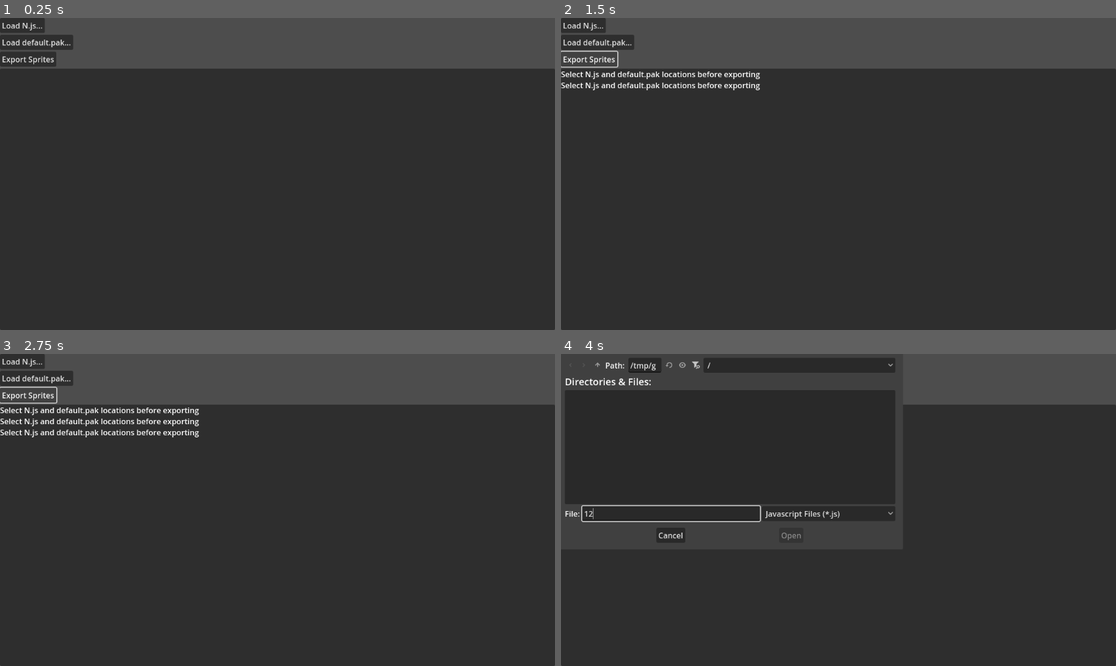
Above: before the commit, frames 1-4 (two rows, left to right).
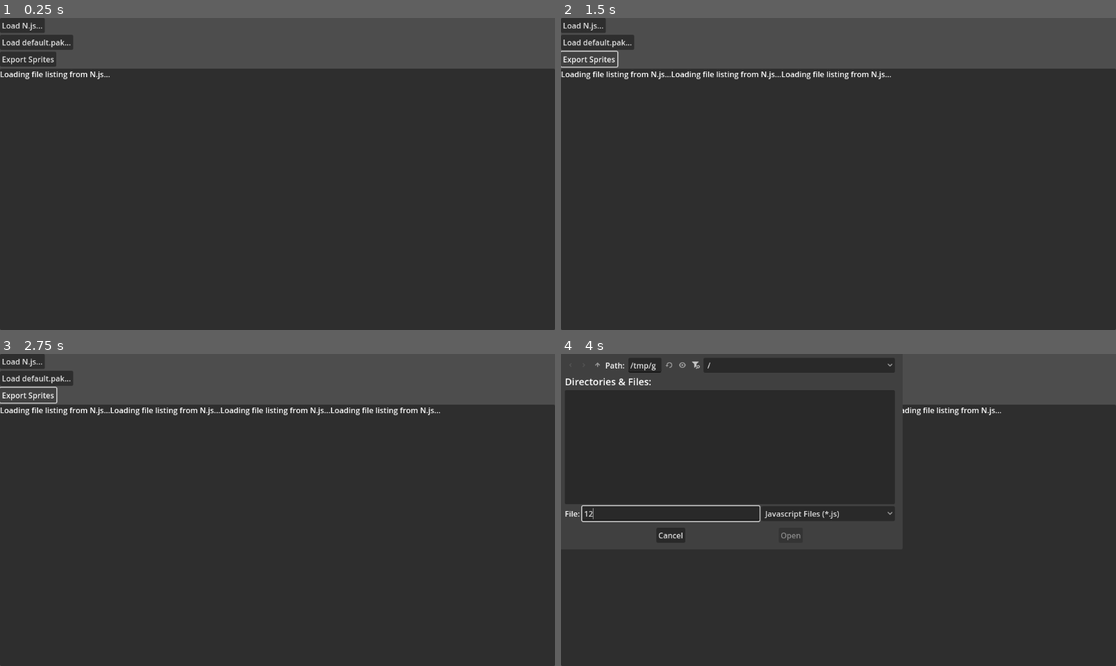
Above: after the commit, the same moments.

Repository: gvaneyck/idleon-extractor
Game: Godot game, scene res://extractor.tscn
The game is run twice, just before and just after one commit, with the same random seed, the same clock (stepped at 60 frames per second) and the same inputs.
Inputs (mouse positions are in pixels of both pictures, inside the frame that each line leads up to):
- Up to frame 1 (0.25 s): no input
- Up to frame 2 (1.5 s): click "Export Sprites" at 0.5 s; click "Export Sprites" at 1.25 s
- Up to frame 3 (2.75 s): click "Export Sprites" at 2 s
- Up to frame 4 (4 s): click "Load N.js..." at 2.75 s; click (672, 513) at 3.52 s; type "12" at 3.6 s

The runs differ from the first frame. In frame 1, 0.2% of the frame differs, in the area x 0-20%, y 17-20%; in frame 2, 1.0%; in frame 3, 1.5%, in the area x 0-80%, y 17-27%; in frame 4, 0.3%.
Error after the commit: Trying to assign value of type 'Nil' to a variable of type 'Dictionary'. (res://extractor.gd:65)

Commit message:
Add additional parsing

Diff:
--- a/extractor.gd
+++ b/extractor.gd
@@ -17,6 +17,9 @@
 
 func _ready() -> void:
     DisplayServer.window_set_min_size(Vector2i(580, 230))
+    njs_location = "D:/workspace/godot/N.js"
+    pak_location = "D:/workspace/godot/default.pak"
+    extract_sprites()
 
 func _on_find_njs_pressed() -> void:
     njs_dialog = FileDialog.new()
@@ -67,17 +70,24 @@
 
     await log_textbox("Scanning default.pak for Sprites...")
     var file_dict: Dictionary = {}
+    var all: Array = []
     for listing: Variant in file_listing:
         # We're not using this dictionary, just try parsing everything and collect seen_sprites
         file_dict[listing.id] = listing
         if listing.id.ends_with(".mbs"):
-            parse_mbs(unpack(listing))
+            all.push_back(parse_mbs(unpack(listing)))
     log_textbox(" Done\n")
 
     await log_textbox("Writing Sprite data to idleon-sprite-data.json...")
     var out: FileAccess = FileAccess.open("idleon-sprite-data.json", FileAccess.WRITE)
     out.store_string(JSON.stringify(seen_sprites))
     out.close()
+    log_textbox(" Done\n")
+
+    await log_textbox("Writing all data to idleon-all-data.json...")
+    var out2: FileAccess = FileAccess.open("idleon-all-data.json", FileAccess.WRITE)
+    out2.store_string(JSON.stringify(all))
+    out2.close()
     log_textbox(" Done\n")
 
     # Make sure you move the files out of the godot project if you use this, otherwise it imports all 10k+ files unnecessarily
@@ -95,9 +105,7 @@
 
 func log_textbox(text: String) -> void:
     $VBoxContainer/LoggingPanel/LoggingLabel.text += text
-    print("Start wait " + str(Time.get_ticks_msec()))
     await get_tree().create_timer(0.1).timeout
-    print("End wait " + str(Time.get_ticks_msec()))
 
 func dump_listing(file_listing: Array) -> void:
     for listing: Variant in file_listing:
@@ -150,6 +158,9 @@
             return cur_string_table[string_idx]
 
         4: # LIST
+            if addr == 0:
+                # TODO: Is this correct?
+                return []
             var size: int = stream.get_32()
             var list_type: int = stream.get_32()
             var cur_addr: int = stream.get_position()
@@ -176,6 +187,10 @@
                     cur_addr += 8
                 elif list_type == 25:
                     cur_addr += 12
+                elif list_type == 29:
+                    cur_addr += 49
+                elif list_type == 39:
+                    cur_addr += 28
                 elif list_type == 41:
                     cur_addr += 8
                 elif list_type == 47:
@@ -186,6 +201,8 @@
                     cur_addr += 12
                 elif list_type == 50:
                     cur_addr += 18
+                elif list_type == 51:
+                    cur_addr += 9
                 elif list_type == 52:
                     cur_addr += 16
                 elif list_type == 53:
@@ -201,7 +218,25 @@
             return null
 
         11: #MBS_BACKGROUND
-            return null
+            var result: Dictionary = {}
+            result.actorID = stream.get_32()
+            result.description = cur_string_table[stream.get_32()]
+            result.id = stream.get_32()
+            result.name = cur_string_table[stream.get_32()]
+            result.readableImages = stream.get_8() != 0
+            var durations_addr: int = stream.get_32()
+            result.height = stream.get_32()
+            result.numFrames = stream.get_32()
+            result.repeats = stream.get_8() != 0
+            result.resized = stream.get_8() != 0
+            result.width = stream.get_32()
+            result.xParallaxFactor = stream.get_float()
+            result.xVelocity = stream.get_float()
+            result.yParallaxFactor = stream.get_float()
+            result.yVelocity = stream.get_float()
+
+            result.durations = parse_mbs_inner(stream, durations_addr, 4)
+            return result
 
         12: #MBS_CUSTOM_BLOCK
             var result: Dictionary = {}
@@ -229,7 +264,18 @@
             return result
 
         14: #MBS_FONT
-            return null
+            var result: Dictionary = {}
+            result.actorID = stream.get_32()
+            result.description = cur_string_table[stream.get_32()]
+            result.id = stream.get_32()
+            result.name = cur_string_table[stream.get_32()]
+            result.alphabet = cur_string_table[stream.get_32()]
+            result.readableImages = stream.get_8() != 0
+            result.height = stream.get_32()
+            result.offsets = cur_string_table[stream.get_32()]
+            result.prerendered = stream.get_8() != 0
+            result.rowHeight = stream.get_32()
+            return result
 
         15: #MBS_MUSIC
             var result: Dictionary = {}
@@ -245,7 +291,32 @@
             return result
 
         16: #MBS_ACTOR_TYPE
-            return null
+            var result: Dictionary = {}
+            result.actorID = stream.get_32()
+            result.description = cur_string_table[stream.get_32()]
+            result.id = stream.get_32()
+            result.name = cur_string_table[stream.get_32()]
+            result.angularDamping = stream.get_float()
+            result.autoScale = stream.get_8() != 0
+            result.bodyType = stream.get_32()
+            result.continuous = stream.get_8() != 0
+            result.eventSnippetID = stream.get_32()
+            result.fixedRotation = stream.get_8() != 0
+            result.friction = stream.get_float()
+            result.groupID = stream.get_32()
+            result.ignoreGravity = stream.get_8() != 0
+            result.inertia = stream.get_float()
+            result.linearDamping = stream.get_float()
+            result.mass = stream.get_float()
+            result.pausable = stream.get_8() != 0
+            result.physicsMode = stream.get_32()
+            result.restitution = stream.get_float()
+            result.sprite = stream.get_32()
+            result.isStatic = stream.get_8() != 0
+            var snippets_addr: int = stream.get_32()
+
+            result.snippets = parse_mbs_inner(stream, snippets_addr, 4)
+            return result
 
         17: #MBS_SPRITE
             var result: Dictionary = {}
@@ -337,10 +408,120 @@
             return result
 
         25: #MBS_SCENE_HEADER
-            return null
+            var result: Dictionary = {}
+            result.id = stream.get_32()
+            result.name = cur_string_table[stream.get_32()]
+            result.description = cur_string_table[stream.get_32()]
+            return result
 
         28: #MBS_SCENE
-            return null
+            var result: Dictionary = {}
+            result.retainAtlases = stream.get_8() != 0
+            result.depth = stream.get_32()
+            result.description = cur_string_table[stream.get_32()]
+            result.eventSnippetID = stream.get_32()
+            result.extendedHeight = stream.get_32()
+            result.extendedWidth = stream.get_32()
+            result.extendedX = stream.get_32()
+            result.extendedY = stream.get_32()
+            result.format = cur_string_table[stream.get_32()]
+            result.gravityX = stream.get_float()
+            result.gravityY = stream.get_float()
+            result.height = stream.get_32()
+            result.id = stream.get_32()
+            result.name = cur_string_table[stream.get_32()]
+            result.revision = cur_string_table[stream.get_32()]
+            result.savecount = stream.get_32()
+            result.tileDepth = stream.get_32()
+            result.tileHeight = stream.get_32()
+            result.tileWidth = stream.get_32()
+            result.type = cur_string_table[stream.get_32()]
+            result.width = stream.get_32()
+            var actorInstances_addr: int = stream.get_32()
+            var atlasMembers_addr: int = stream.get_32()
+            var layers_addr: int = stream.get_32()
+            var regions_addr: int = stream.get_32()
+            var snippets_addr: int = stream.get_32()
+            var terrain_addr: int = stream.get_32()
+            var terrainRegions_addr: int = stream.get_32()
+
+            result.actorInstances = parse_mbs_inner(stream, actorInstances_addr, 4)
+            result.atlasMembers = parse_mbs_inner(stream, atlasMembers_addr, 4)
+            result.layers = parse_mbs_inner(stream, layers_addr, 4)
+            result.regions = parse_mbs_inner(stream, regions_addr, 4)
+            result.snippets = parse_mbs_inner(stream, snippets_addr, 4)
+            result.terrain = parse_mbs_inner(stream, terrain_addr, 4)
+            result.terrainRegions = parse_mbs_inner(stream, terrainRegions_addr, 4)
+            return result
+
+        29: #MBS_ACTOR_INSTANCE
+            var result: Dictionary = {}
+            result.angle = stream.get_float()
+            result.aid = stream.get_32()
+            result.customized = stream.get_8() != 0
+            result.groupID = stream.get_32()
+            result.id = stream.get_32()
+            result.name = cur_string_table[stream.get_32()]
+            result.scaleX = stream.get_float()
+            result.scaleY = stream.get_float()
+            result.x = stream.get_32()
+            result.y = stream.get_32()
+            result.z = stream.get_32()
+            result.orderInLayer = stream.get_32()
+            var snippets_addr: int = stream.get_32()
+
+            result.snippets = parse_mbs_inner(stream, snippets_addr, 4)
+            return result
+
+        30: #MBS_COLOR_BACKGROUND
+            var result: Dictionary = {}
+            result.color = stream.get_32()
+            return result
+
+        31: #MBS_GRADIENT_BACKGROUND
+            var result: Dictionary = {}
+            result.color1 = stream.get_32()
+            result.color2 = stream.get_32()
+            return result
+
+        33: #MBS_INTERACTIVE_LAYER
+            var result: Dictionary = {}
+            result.id = stream.get_32()
+            result.name = cur_string_table[stream.get_32()]
+            result.order = stream.get_32()
+            result.opacity = stream.get_32()
+            result.blendmode = cur_string_table[stream.get_32()]
+            result.scrollFactorX = stream.get_float()
+            result.scrollFactorY = stream.get_float()
+            result.visible = stream.get_8() != 0
+            result.locked = stream.get_8() != 0
+            result.color = stream.get_32()
+            return result
+
+        34: #MBS_IMAGE_BACKGROUND
+            var result: Dictionary = {}
+            result.id = stream.get_32()
+            result.name = cur_string_table[stream.get_32()]
+            result.order = stream.get_32()
+            result.opacity = stream.get_32()
+            result.blendmode = cur_string_table[stream.get_32()]
+            result.scrollFactorX = stream.get_float()
+            result.scrollFactorY = stream.get_float()
+            result.visible = stream.get_8() != 0
+            result.locked = stream.get_8() != 0
+            result.resourceID = stream.get_32()
+            result.customScroll = stream.get_8() != 0
+            return result
+
+        39: #MBS_REGION
+            var result: Dictionary = {}
+            result.color = stream.get_32()
+            result.id = stream.get_32()
+            result.name = cur_string_table[stream.get_32()]
+            result.shape = parse_mbs_dynamic(stream)
+            result.x = stream.get_32()
+            result.y = stream.get_32()
+            return result
 
         41: #MBS_POINT
             var result: Dictionary = {}
@@ -351,6 +532,15 @@
         44: #MBS_POLYGON
             var result: Dictionary = {}
             var points_addr: int = stream.get_32()
+            result.points = parse_mbs_inner(stream, points_addr, 4)
+            return result
+
+        45: #MBS_POLY_REGION
+            var result: Dictionary = {}
+            var points_addr: int = stream.get_32()
+            result.width = stream.get_32()
+            result.height = stream.get_32()
+
             result.points = parse_mbs_inner(stream, points_addr, 4)
             return result
 
@@ -404,6 +594,15 @@
             result.name = cur_string_table[stream.get_32()]
             result.order = stream.get_32()
             result.repeats = stream.get_8() != 0
+            return result
+
+        51: #MBS_SNIPPET
+            var result: Dictionary = {}
+            result.enabled = stream.get_8() != 0
+            result.id = stream.get_32()
+            var properties_addr: int = stream.get_32()
+
+            result.properties = parse_mbs_inner(stream, properties_addr, 4)
             return result
 
         52: #MBS_ATTRIBUTE
